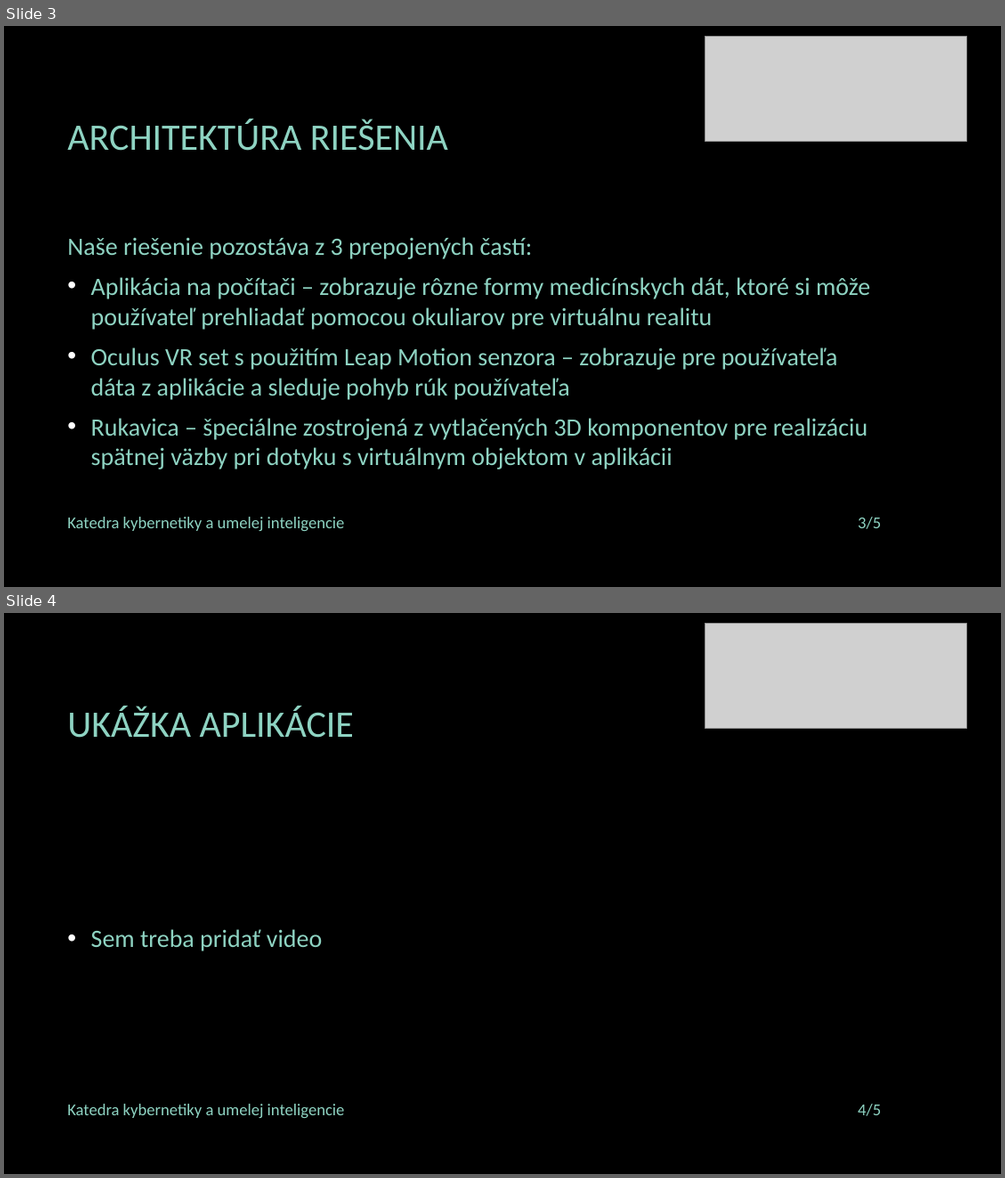
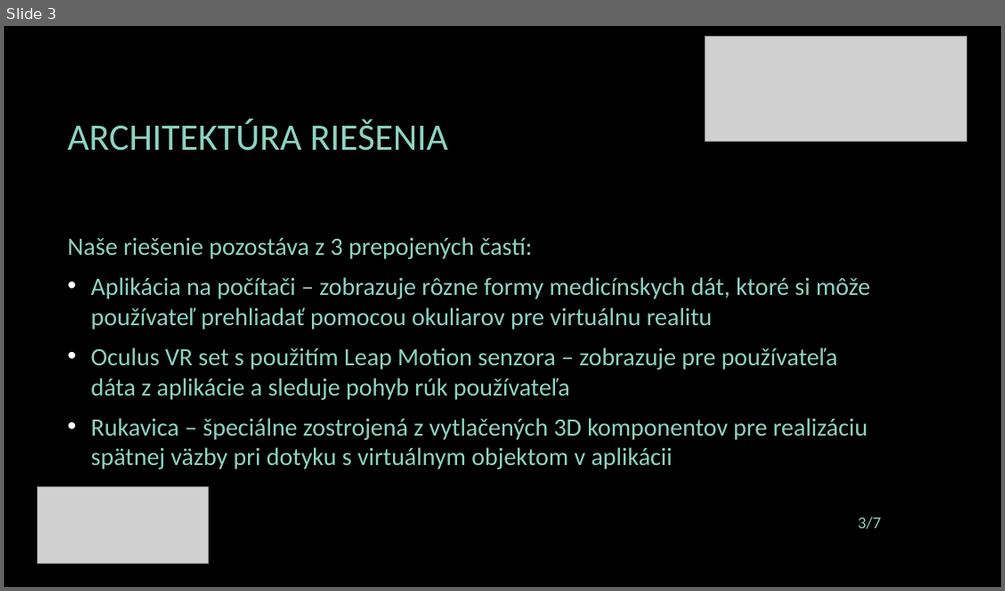
Before and after one commit to rbalaz/liveproject3dglove-, a slide deck: tp_presentation.pptx. Shown one above the other, each under a label of ours: slides 3 and 4 before the commit, slide 3 after it. The pictures are 1005x1178 and 1005x591 pixels, drawn with LibreOffice and Linux fonts; fonts in the diff are those of the drawing; grey boxes stand for pictures; background and template pictures are left out. Boxes give left, top, right and bottom in pixels: in the first picture for what was removed or moved away, otherwise in the second. Text is boxed around its words. In the diff, an @@ line names an element or a change of style, - is before the commit and + after.

```diff
--- a/tp_presentation.pptx
+++ b/tp_presentation.pptx
@@ slide 4 removed at (4, 613, 1001, 1174), background picture (left out) @@
@@ picture removed at (705, 624, 966, 728) @@
@@ title removed at (67, 706, 354, 738) @@
-UKÁŽKA APLIKÁCIE
@@ text removed at (91, 929, 322, 951) @@
-• Sem treba pridať video
@@ text removed at (67, 1103, 345, 1118) @@
-Katedra kybernetiky a umelej inteligencie
@@ page number removed at (858, 1103, 881, 1116) @@
-4/5
@@ slide 3 changed as well @@
@@ picture added at (37, 487, 208, 563) @@
@@ text removed at (67, 516, 345, 531) @@
-Katedra kybernetiky a umelej inteligencie
@@ page number at (858, 516, 881, 529): text changed @@
-3/5
+3/7
```
Also in this commit, not shown: 3 other slides changed, 3 slides added.
